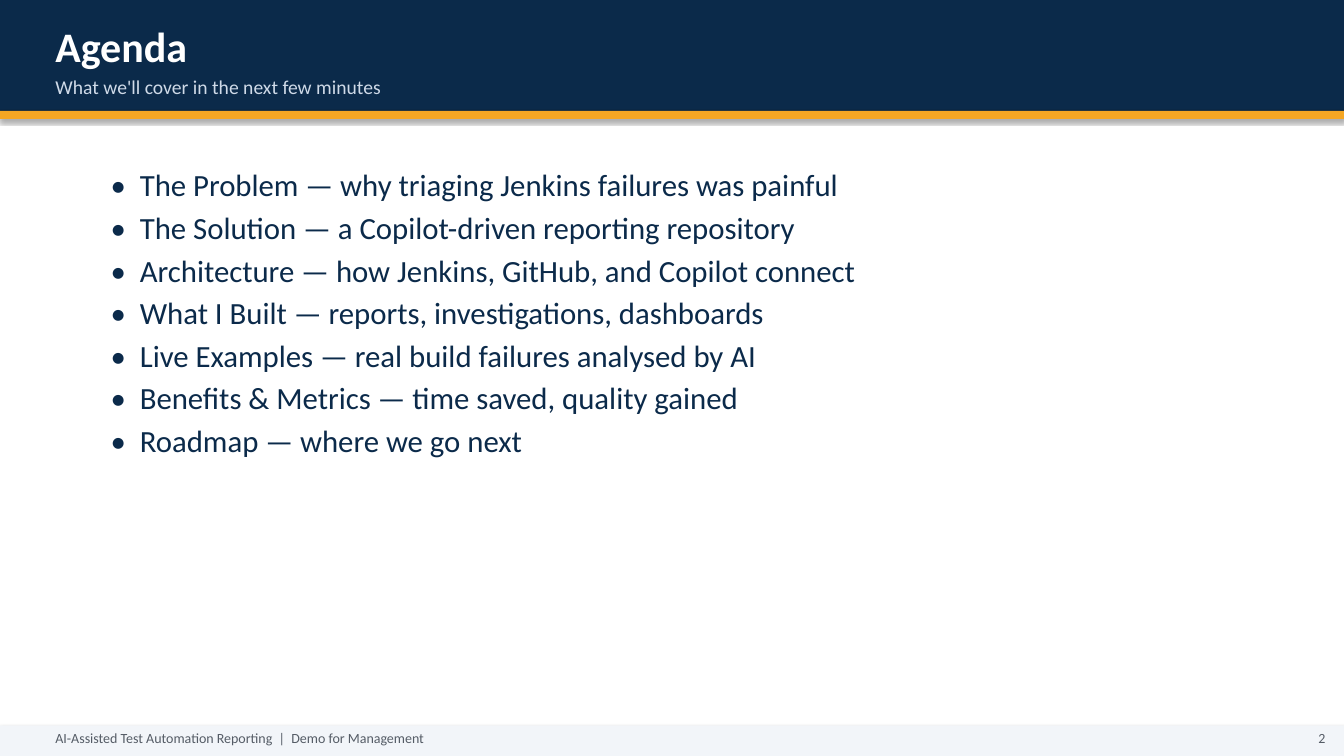
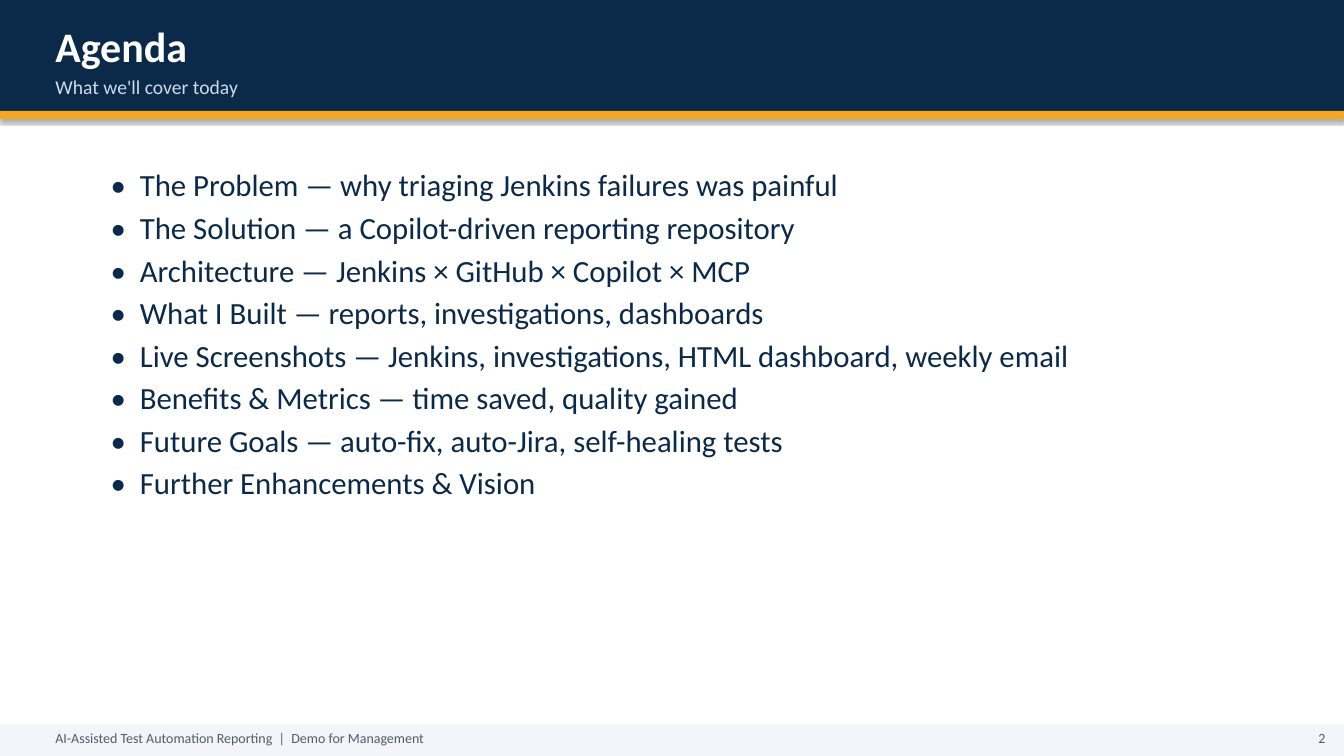
Before and after one commit to abidaliatex/test-automation-reporting, a slide deck: slide 2 of AI-Test-Automation-Reporting-Demo.pptx. Drawn at 1344x756 pixels with LibreOffice and Linux fonts; fonts in the diff are those of the drawing. Boxes give left, top, right and bottom in pixels: in the first picture for what was removed or moved away, otherwise in the second. Text is boxed around its words. In the diff, an @@ line names an element or a change of style, - is before the commit and + after.

```diff
--- a/AI-Test-Automation-Reporting-Demo.pptx
+++ b/AI-Test-Automation-Reporting-Demo.pptx
@@ text at (55,80,238,97): text changed @@
-What we'll cover in the next few minutes
+What we'll cover today
@@ text at (140,260,750,287): text changed @@
-• Architecture — how Jenkins, GitHub, and Copilot connect
+• Architecture — Jenkins × GitHub × Copilot × MCP
@@ text at (140,345,1068,373): text changed @@
-• Live Examples — real build failures analysed by AI
+• Live Screenshots — Jenkins, investigations, HTML dashboard, weekly email
@@ text at (140,430,782,495): text changed @@
-• Roadmap — where we go next
+• Future Goals — auto-fix, auto-Jira, self-healing tests
+• Further Enhancements & Vision
```
Also in this commit, not shown: 6 other slides changed, 8 slides added, 2 slides removed, 4 other files.
